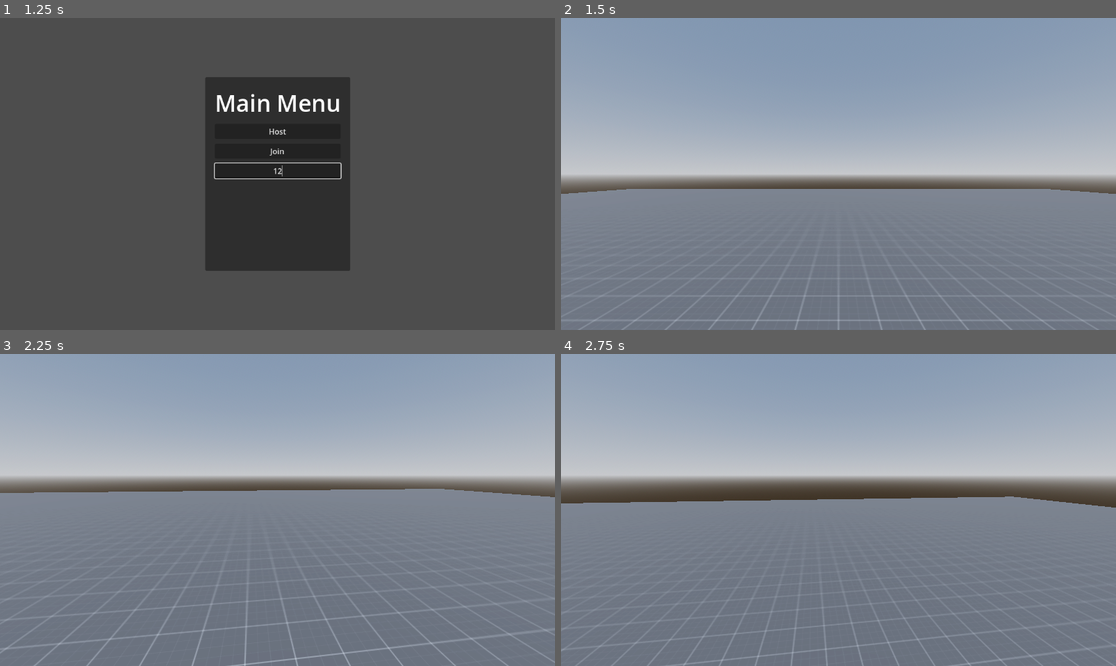
Above: before the commit, frames 1-4 (two rows, left to right).
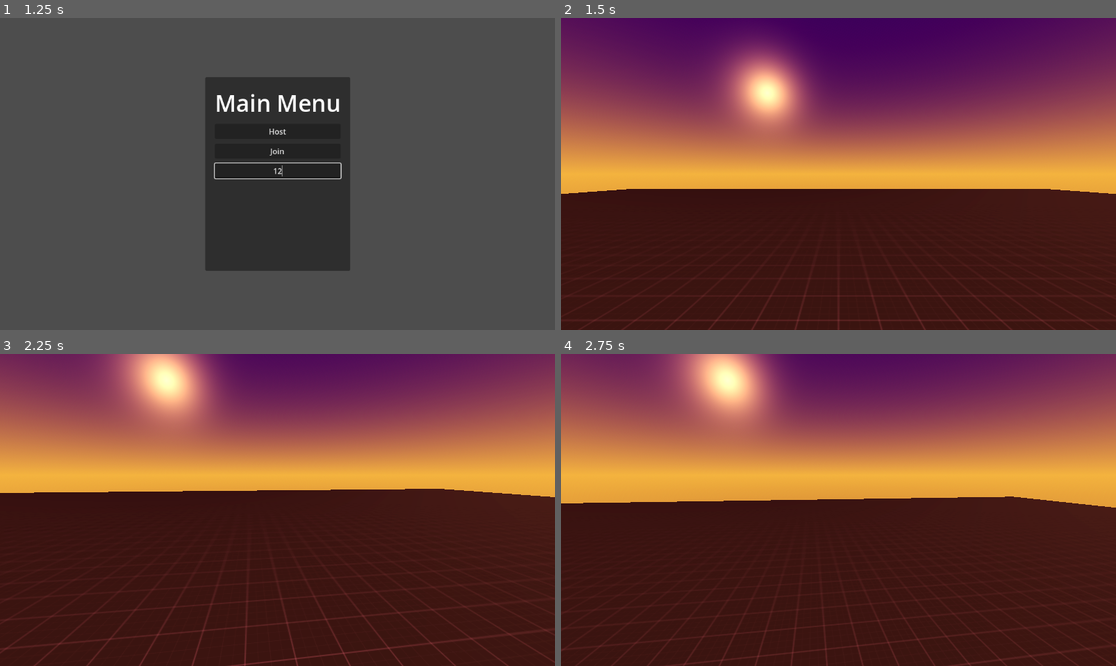
Above: after the commit, the same moments.

Repository: xandwr/vibe-and-seek
Game: Godot game, scene res://scenes/debug_world.tscn
Two runs of this game, one before a commit and one after it. Both use one fixed random seed, a clock stepped at 60 frames per second and the inputs below.
Inputs (mouse positions are in pixels of both pictures, inside the frame that each line leads up to):
- Up to frame 1 (1.25 s): click (277, 170) at 0.52 s; type "12" at 0.6 s
- Up to frame 2 (1.5 s): click "Host" at 1.25 s
- Up to frame 3 (2.25 s): tap Enter at 2 s; move the mouse to (305, 510) at 2.02 s; hold W (move_forward) from 2.03 s (still down)
- Up to frame 4 (2.75 s): keep holding W (move_forward); tap Space (jump) at 2.27 s

Frame 1 is identical in both runs. In frame 2, 100% of the frame differs, in the area x 0-100%, y 0-100%; in frame 3, 100%; in frame 4, 100%.
Error in both runs: Assertion failed: UPNP Discover Failed! Error 24 (res://scenes/debug_world.gd:47)

Commit message:
Modified debug world to further align with intended art design

Diff:
--- a/scenes/debug_world.tscn
+++ b/scenes/debug_world.tscn
@@ -4,8 +4,11 @@
 [ext_resource type="Texture2D" uid="uid://dcrj3ctvhd1sv" path="res://addons/kenney_prototype_textures/dark/texture_01.png" id="2_fvg1q"]
 
 [sub_resource type="ProceduralSkyMaterial" id="ProceduralSkyMaterial_hoy76"]
-sky_horizon_color = Color(0.64625, 0.65575, 0.67075, 1)
-ground_horizon_color = Color(0.64625, 0.65575, 0.67075, 1)
+sky_top_color = Color(0.185457, 0.0194907, 0.285226, 1)
+sky_horizon_color = Color(0.905941, 0.563641, 0.207522, 1)
+ground_bottom_color = Color(0.6794, 0.390948, 0.176608, 1)
+ground_horizon_color = Color(0.905882, 0.564706, 0.207843, 1)
+ground_curve = 0.098492
 
 [sub_resource type="Sky" id="Sky_rqers"]
 sky_material = SubResource("ProceduralSkyMaterial_hoy76")
@@ -18,6 +21,8 @@
 
 [sub_resource type="StandardMaterial3D" id="StandardMaterial3D_0ywp2"]
 albedo_texture = ExtResource("2_fvg1q")
+metallic_specular = 0.0
+roughness = 0.95
 uv1_triplanar = true
 
 [sub_resource type="PlaneMesh" id="PlaneMesh_stq3c"]
@@ -31,7 +36,9 @@
 environment = SubResource("Environment_vqbcu")
 
 [node name="DirectionalLight3D" type="DirectionalLight3D" parent="."]
-transform = Transform3D(-0.866025, -0.433013, 0.25, 0, 0.5, 0.866025, -0.5, 0.75, -0.433013, 0, 0, 0)
+transform = Transform3D(-0.943801, 0.116289, -0.309381, 0, 0.93606, 0.351842, 0.330514, 0.332069, -0.883454, 0, 0, 0)
+light_color = Color(1, 0.620017, 0.325408, 1)
+light_energy = 2.0
 shadow_enabled = true
 
 [node name="PlaneMesh" type="CSGMesh3D" parent="."]
